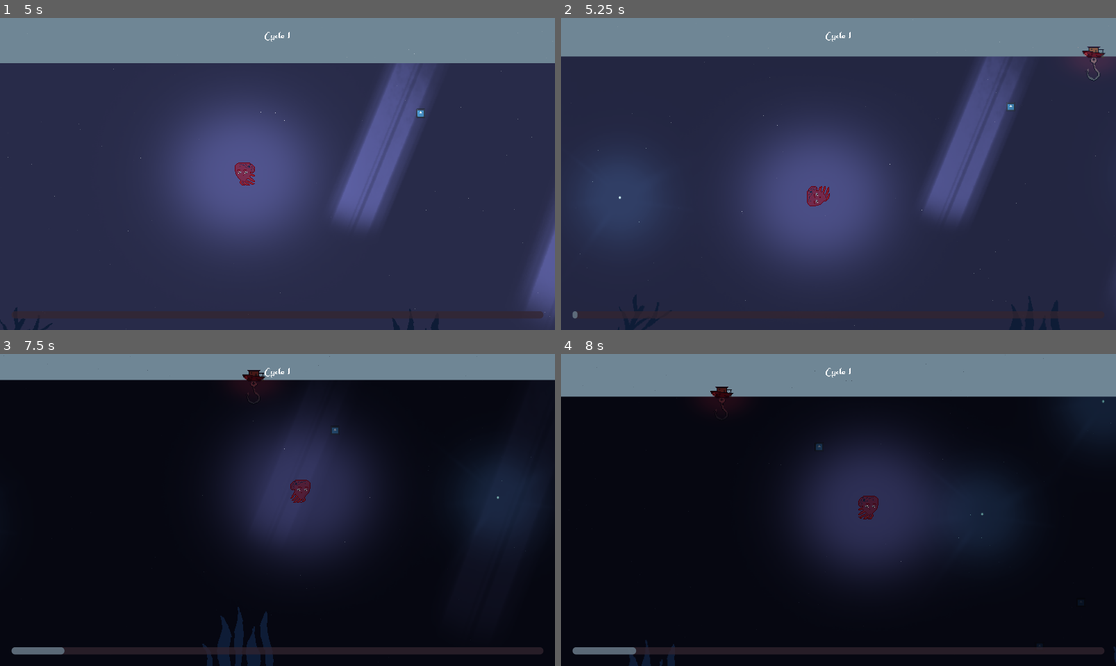
Above: before the commit, frames 1-4 (two rows, left to right).
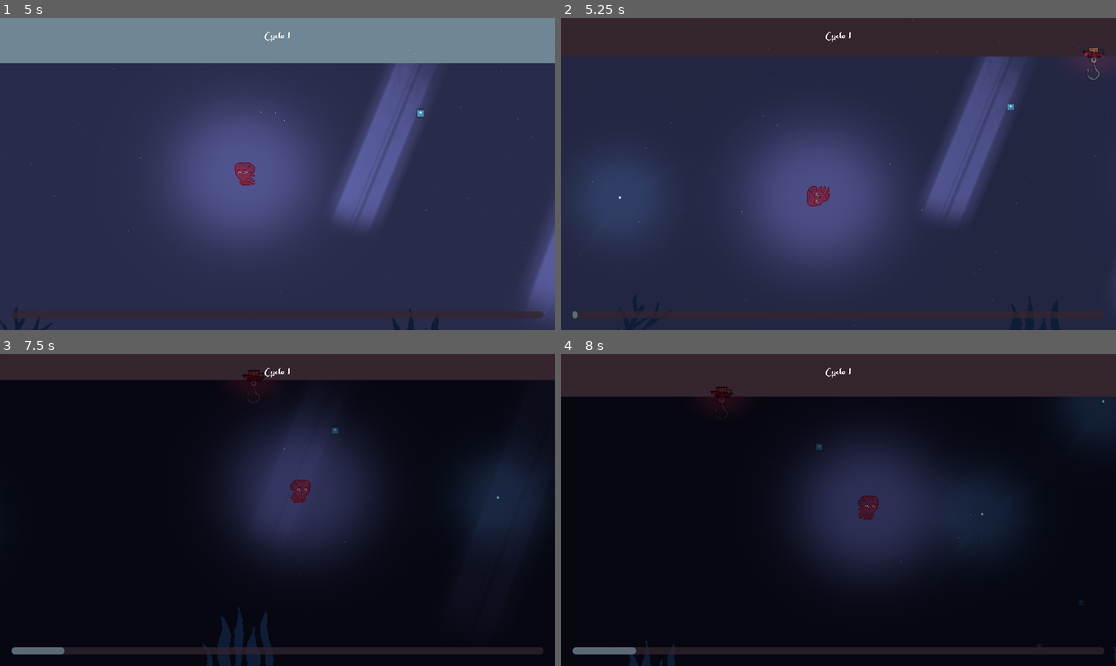
Above: after the commit, the same moments.

Repository: alfroids/tidal-storm
Game: Godot game, scene res://scenes/levels/main.tscn
The game is run twice, just before and just after one commit, with the same random seed, the same clock (stepped at 60 frames per second) and the same inputs. The engine's default icon, where the game draws it, is replaced by a stand-in: a white triangle on a blue panel in a dark square.
Inputs:
- Up to frame 1 (5 s): hold D (move_right) 0.53-1.28 s; tap Space (dash) every 0.75 s from 0.6 to 4.35 s; hold S (move_down) 1.28-2.03 s; hold D (move_right) 2.03-2.78 s; hold W (move_up) 2.78-3.53 s; hold A (move_left) from 3.53 s (still down)
- Up to frame 2 (5.25 s): release A (move_left) at 5.03 s; hold S (move_down) from 5.03 s (still down); tap Space (dash) at 5.1 s
- Up to frame 3 (7.5 s): release S (move_down) at 5.78 s; hold D (move_right) 5.78-6.53 s; tap Space (dash) at 5.85, 6.6, 7.35 s; hold W (move_up) 6.53-7.28 s; hold D (move_right) from 7.28 s (still down)
- Up to frame 4 (8 s): keep holding D (move_right)

Frame 1 is identical in both runs. In frame 2, 12% of the frame differs, in the area x 0-100%, y 0-13%; in frame 3, 8.3%; in frame 4, 14%, in the area x 0-100%, y 0-14%.

Commit message:
Main Background changes color according to the current cycle

Diff:
--- a/scenes/management/canvas_cycles.gd
+++ b/scenes/management/canvas_cycles.gd
@@ -4,14 +4,14 @@
 @export var _anim: AnimationPlayer
 
 func _ready() -> void:
-	_canvas_modulate.color = Color("#6f8695") # initial Canvas color
-	CycleManager.cycle_started.connect(_canvas_change) # aqui eu pego o sinal emitido pelo autoload?
+	RenderingServer.set_default_clear_color(Color("#6f8695"))
+	_canvas_modulate.color = Color("#6f8695")
+	CycleManager.cycle_started.connect(_canvas_change)
 
-
-# Aqui, de acordo com o que foi emitido, dá pra mudar a cor do canvas
-# mas nao ta funcionado
 func _canvas_change(phase: CycleManager.PHASE) -> void:
 	if phase == CycleManager.PHASE.CALM:
+		RenderingServer.set_default_clear_color(Color("#6f8695"))
 		_anim.play("fade_in")
 	elif phase == CycleManager.PHASE.STORM:
+		RenderingServer.set_default_clear_color(Color("#34252f"))
 		_anim.play("fade_out")
--- a/scenes/vfx/lights/god_ray.gd
+++ b/scenes/vfx/lights/god_ray.gd
@@ -3,7 +3,7 @@
 @export var _godray_light: PointLight2D
 
 func _ready() -> void:
-	CycleManager.cycle_started.connect(_godray_energy_change) # aqui eu pego o sinal emitido pelo autoload?
+	CycleManager.cycle_started.connect(_godray_energy_change)
 
 func _godray_energy_change(phase: CycleManager.PHASE) -> void:
 	if phase == CycleManager.PHASE.CALM:
